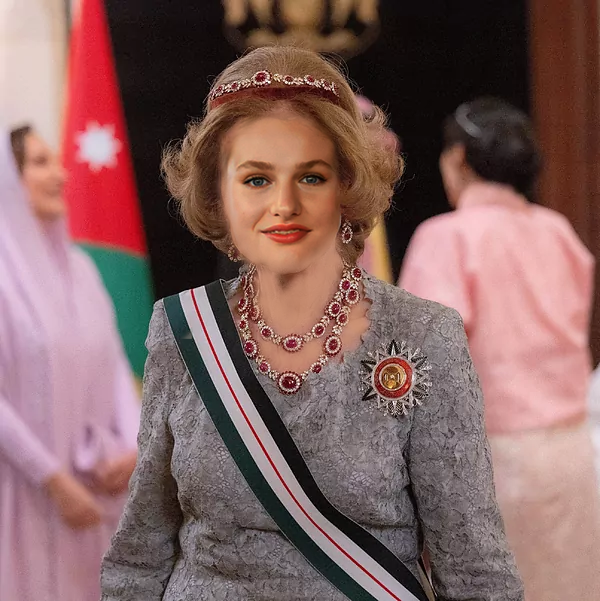
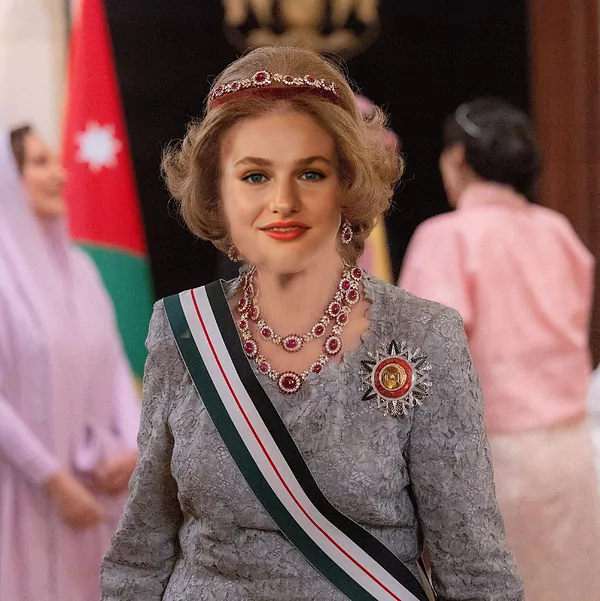
Before/after of a 600x601 layered artwork. What changed in the layer stack:
painted on "Leonor" over box(177, 105, 346, 339)
